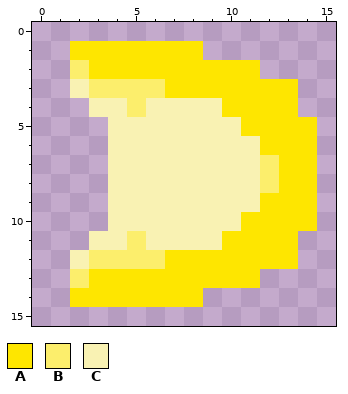
Edited in one commit: pixel-art sprite (Assets/Art/Player/Spirit/SpiritMove.png). Above: the version before the commit.
The file is 16x16 pixels.
Palette (. is transparent): A #fee600  B #fcee6c  C #f9f2b3
Pixels before, first column x 2:
 1 AAAAAAA......
 2 BAAAAAAAAA...
 3 CBBBBAAAAAAA.
 4 .CCBCCCCAAAA.
 5 ..CCCCCCCAAAA
 6 ..CCCCCCCCAAA
 7 ..CCCCCCCCBAA
 8 ..CCCCCCCCBAA
 9 ..CCCCCCCCAAA
10 ..CCCCCCCAAAA
11 .CCBCCCCAAAA.
12 CBBBBAAAAAAA.
13 BAAAAAAAAA...
14 AAAAAAA......
After:
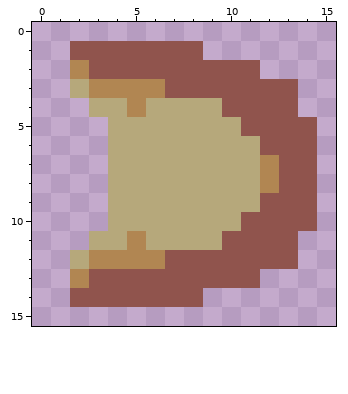
Difference:
Colour A changes from #fee600 to #90544d.
Colour B changes from #fcee6c to #b18652.
Colour C changes from #f9f2b3 to #b6a87b.
Boxes around the changes in both pictures, in picture pixels (x1, y1, x2, y2):
changed: (70, 41, 317, 307)
